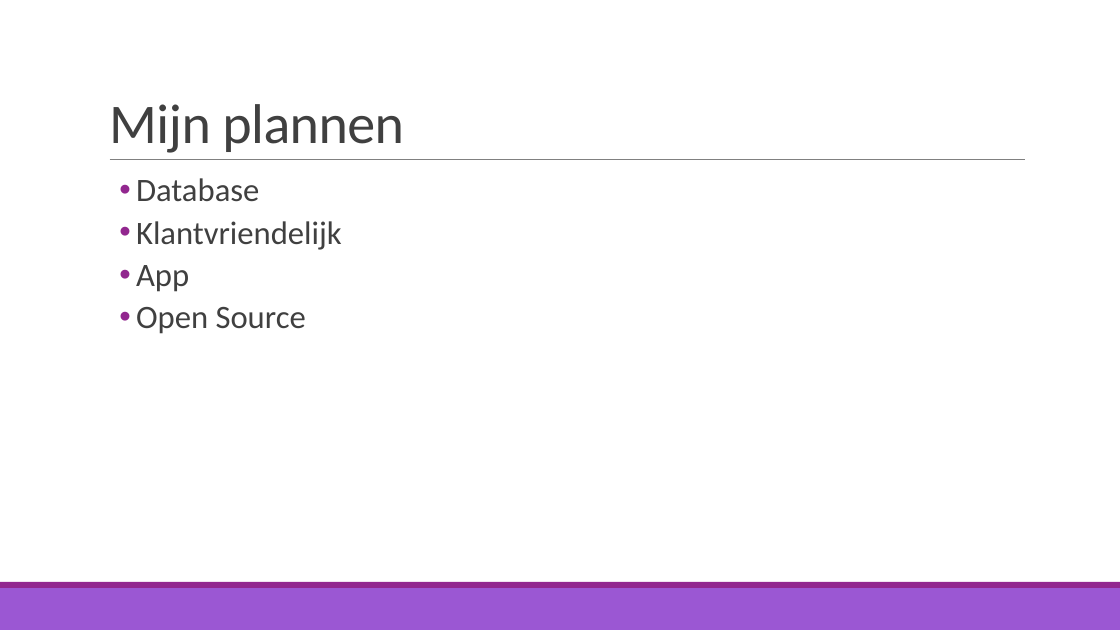
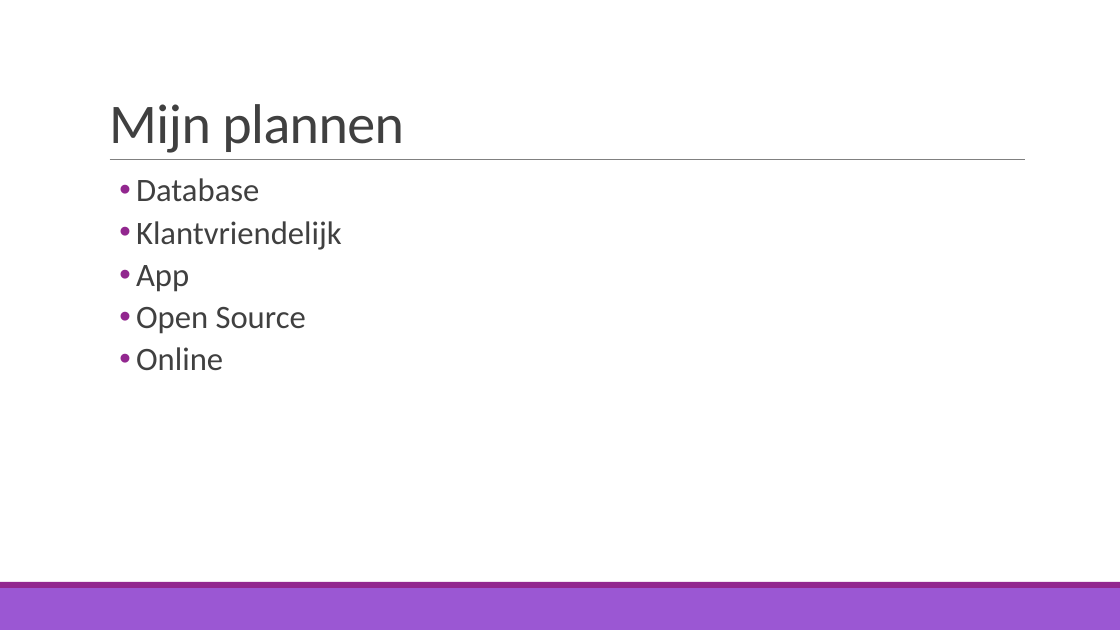
Before and after one commit to PimClem/WebsiteGallerij, a slide deck: slide 5 of prof.pptx. Drawn at 1120x630 pixels with LibreOffice and Linux fonts; fonts in the diff are those of the drawing. Boxes give left, top, right and bottom in pixels: in the first picture for what was removed or moved away, otherwise in the second. Text is boxed around its words. In the diff, an @@ line names an element or a change of style, - is before the commit and + after.

```diff
--- a/prof.pptx
+++ b/prof.pptx
@@ text at <box>136,347,223,370</box>: paragraph added @@
+  • Online
```
Also in this commit, not shown: 1 other slide changed.
